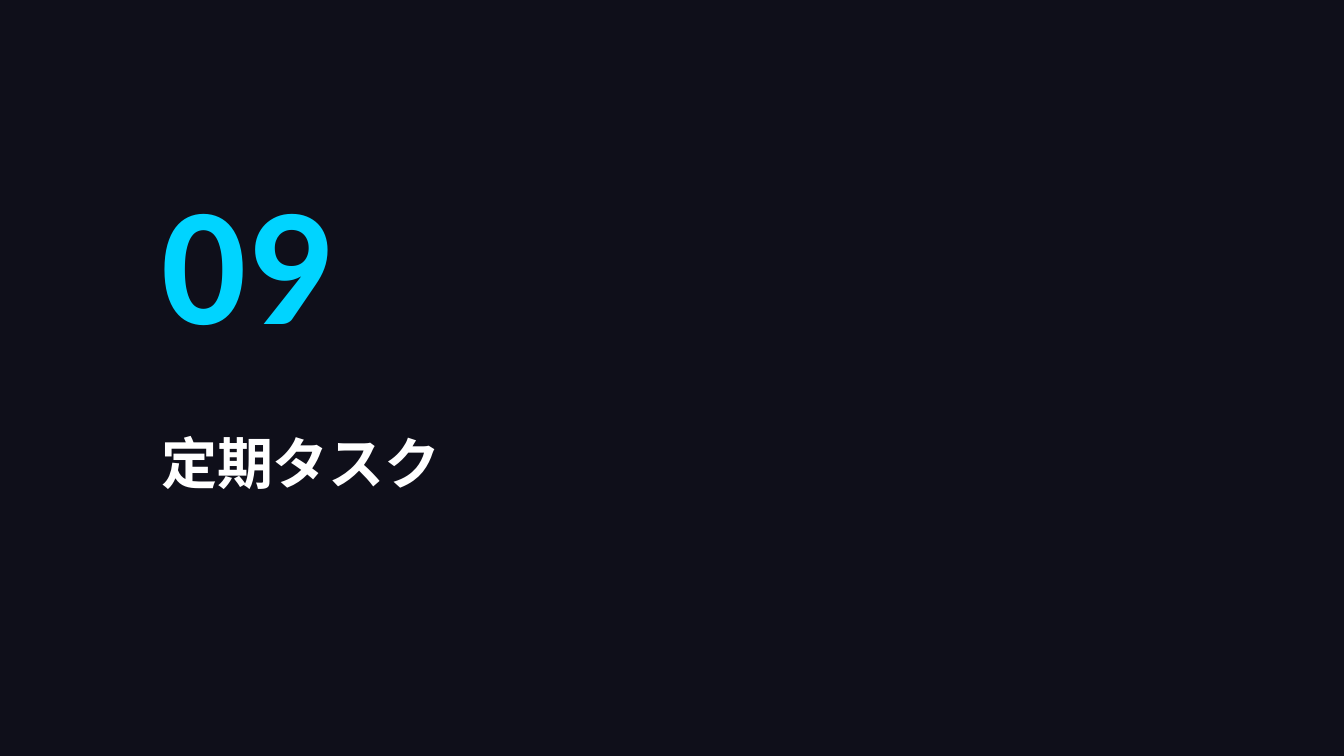
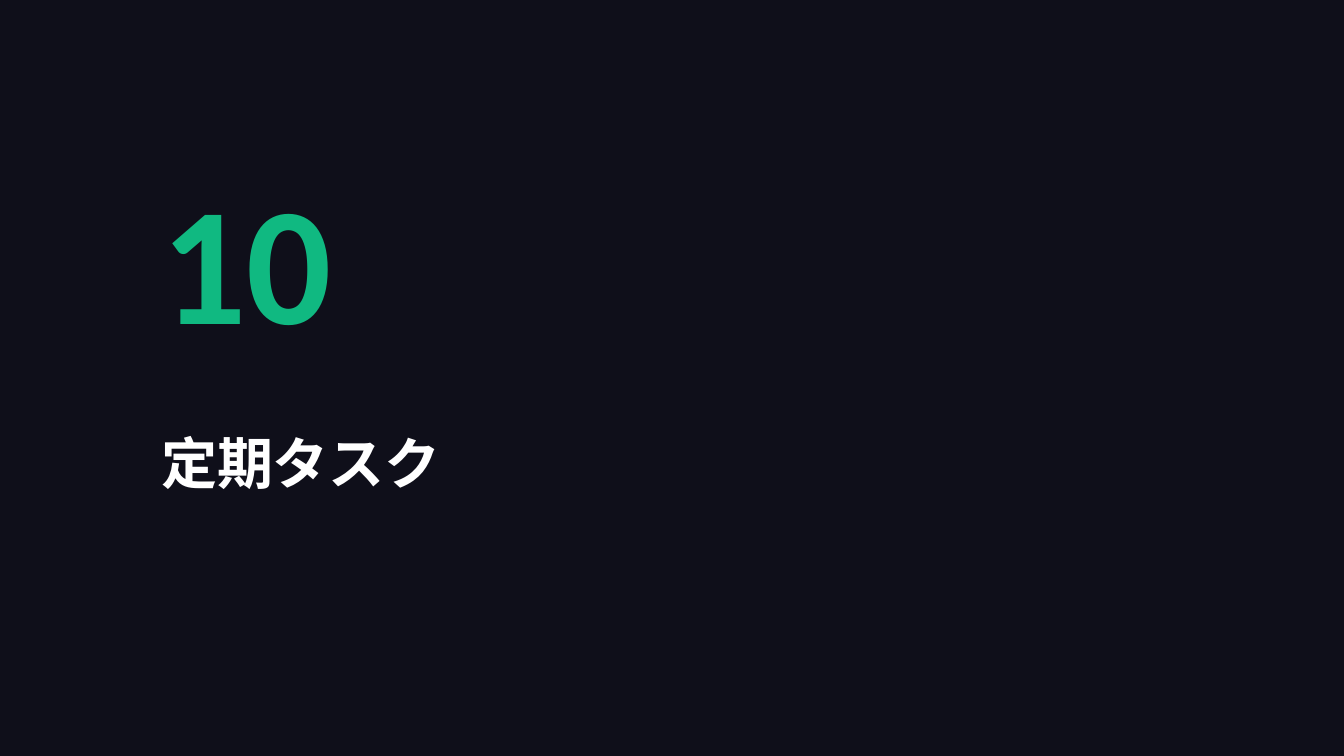
Before and after one commit to takeshiizawa123/next-procurement-poc, a slide deck: slide 28 of docs/operational-guide.pptx (slide 24 before the commit). Drawn at 1344x756 pixels with LibreOffice and Linux fonts; fonts in the diff are those of the drawing. Boxes give left, top, right and bottom in pixels: in the first picture for what was removed or moved away, otherwise in the second. Text is boxed around its words. In the diff, an @@ line names an element or a change of style, - is before the commit and + after.

```diff
--- a/docs/operational-guide.pptx
+++ b/docs/operational-guide.pptx
@@ text at [161, 214, 331, 325]: text changed; text colour #00D4FF to #10B981 @@
-09
+10
```
Also in this commit, not shown: 3 other slides changed, 4 slides added, 3 other files.
